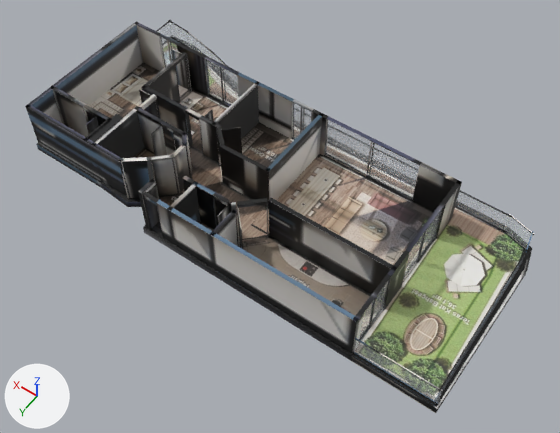
The glTF model _bake/glb/kent-45/model.glb, before and after one commit.
The view is the same before and after, from a camera (50 mm lens) standing at (-12.4, 17.3, 25.2) and looking at (-0.9, 1.2, -0.2). The axes (+X, +Y, +Z) are drawn at lower left. The lights are the same throughout. The older version comes first. Where no turn or scale is listed for an object, it has been applied to the vertices. Vertices at exactly the same position are counted once.

The older version as bpy lines, for what is in view:
```python
mat_baked = bpy.data.materials.new('baked')
mat_baked.use_nodes = True; mat_baked.node_tree.nodes.clear()
_N = mat_baked.node_tree.nodes; _L = mat_baked.node_tree.links
n0 = _N.new('ShaderNodeBsdfPrincipled'); n0.name = 'Principled BSDF'
n1 = _N.new('ShaderNodeOutputMaterial'); n1.name = 'Material Output'
n2 = _N.new('ShaderNodeTexImage'); n2.name = 'Image Texture'
n2.image = img_model_glb
n3 = _N.new('ShaderNodeMapping'); n3.name = 'Mapping'
n3.inputs[1].default_value = (0.000974, -14.97, 0.0)  # 'Location'
n3.inputs[3].default_value = (15.41, 15.97, 1.0)  # 'Scale'
n4 = _N.new('ShaderNodeUVMap'); n4.name = 'UV Map'
n4.uv_map = 'UVMap'
_L.new(n0.outputs[0], n1.inputs[0])  # 'BSDF' to 'Surface'
_L.new(n2.outputs[0], n0.inputs[0])  # 'Color' to 'Base Color'
_L.new(n3.outputs[0], n2.inputs[0])  # 'Vector' to 'Vector'
_L.new(n4.outputs[0], n3.inputs[0])  # 'UV' to 'Vector'
me_mesh_0 = bpy.data.meshes.new('Mesh_0')
me_mesh_0.from_pydata(...)  # 4087 vertices, 7642 faces; spans x 0.0..20.6, y -10.0..0.0, z 0.0..2.6
me_mesh_0.materials.append(mat_baked)
me_mesh_12 = bpy.data.meshes.new('Mesh_12')
me_mesh_12.from_pydata(...)  # a box spanning x 3.68..3.7, y -6.44..-3.65, z 0.36..2.61
me_mesh_12.materials.append(mat_glass_rt)  # white #edf3f9
me_mesh_2 = bpy.data.meshes.new('Mesh_2')
me_mesh_2.from_pydata(...)  # a box spanning x 1.45..13.7, y -8.35..-8.34, z 0.36..1.36
me_mesh_2.materials.append(mat_glass_rt)  # white #edf3f9
ob_mesh_0 = bpy.data.objects.new('Mesh_0', me_mesh_0)
ob_mesh_0.location = (-10.33, 4.99, -0.36)
ob_mesh_12 = bpy.data.objects.new('Mesh_12', me_mesh_12)
ob_mesh_12.location = (-10.33, 4.99, -0.36)
ob_mesh_2 = bpy.data.objects.new('Mesh_2', me_mesh_2)
ob_mesh_2.location = (-10.33, 4.99, -0.36)
# also in view: 'Mesh_1' at (-8.4, 4.8, 0.5); 'Mesh_11' at (-6.6, 3.5, 1.1); 'Mesh_15' at (5.0, -2.7, 1.1); 'Mesh_13' at (-2.8, -2.7, 1.1)
```
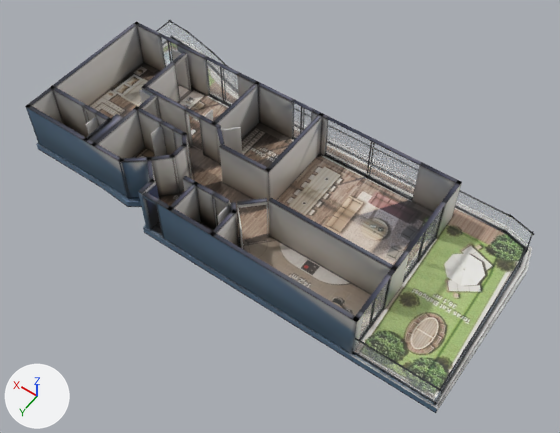
Pixel boxes [x1, y1, x2, y2] of what changed, in the pictures (560 x 433 px):
'Mesh_0', surface changed: [25, 20, 534, 413] in both
part 1 of me_mesh_0, reshaped (mostly hidden afterwards): before [36, 90, 532, 404]; after [130, 134, 438, 404]
part 2 of me_mesh_0, surface changed: [26, 20, 530, 412] in both

Patch to the scene script:
```diff
--- a/_bake/glb/kent-45/model.glb.py
+++ b/_bake/glb/kent-45/model.glb.py
@@ mat_baked @@
 n3 = _N.new('ShaderNodeMapping'); n3.name = 'Mapping'
-n3.inputs[1].default_value = (0.000974, -14.97, 0.0)  # 'Location'
-n3.inputs[3].default_value = (15.41, 15.97, 1.0)  # 'Scale'
+n3.inputs[1].default_value = (0.000977, -14.97, 0.0)  # 'Location'
+n3.inputs[3].default_value = (15.46, 15.97, 1.0)  # 'Scale'
 n4 = _N.new('ShaderNodeUVMap'); n4.name = 'UV Map'
@@ me_mesh_0 @@
 # used by ob_mesh_0; location = (-10.33, 4.99, -0.36)
-me_mesh_0.from_pydata(...)  # 4087 vertices, 7642 faces; spans x 0.0..20.6, y -10.0..0.0, z 0.0..2.6
+me_mesh_0.from_pydata(...)  # 3040 vertices, 5548 faces; spans x 0.0..20.6, y -10.0..0.0, z 0.0..2.6
+# me_mesh_0 part 1: 14 vertices moved within x 3.8..17.1, y -4.8..-0.1, z 0.0..0.4; 1047 vertices removed from x 3.5..20.6, y -7.8..0.0, z 0.0..0.4
+# me_mesh_0 part 2: 1573 kept faces spanning x 0.0..20.6, y -10.0..0.0, z 0.0..2.6 get new texture (UV) coordinates
 me_mesh_0.materials.append(mat_baked)
```
